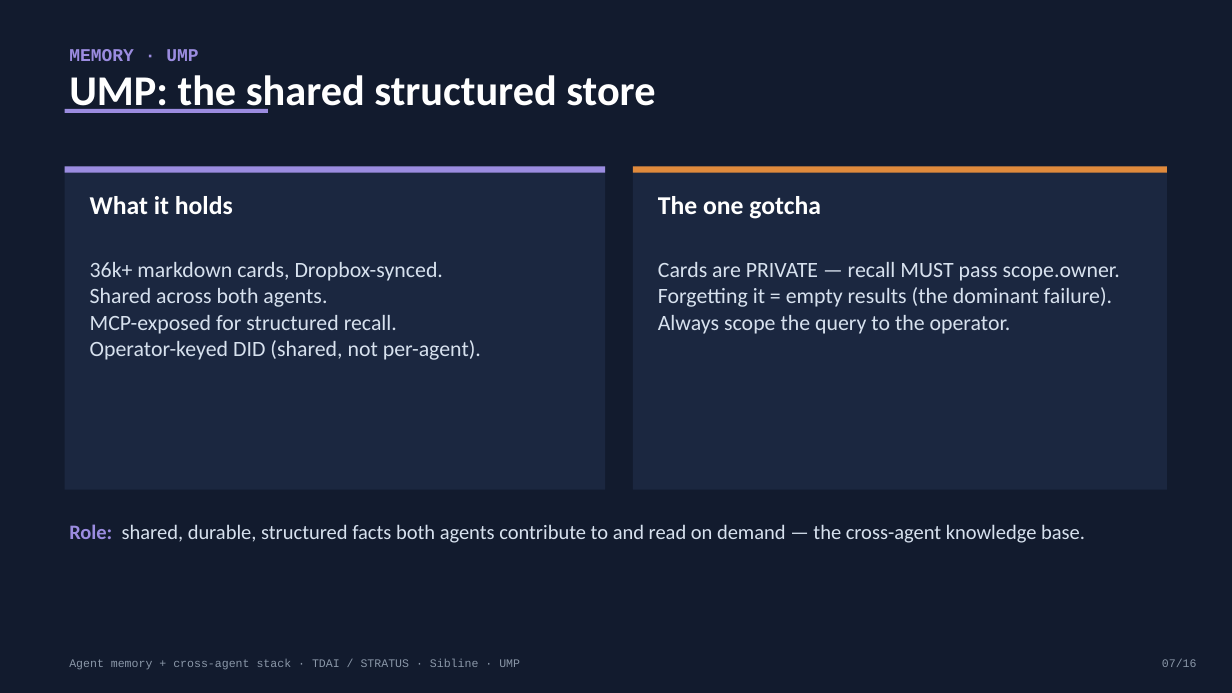
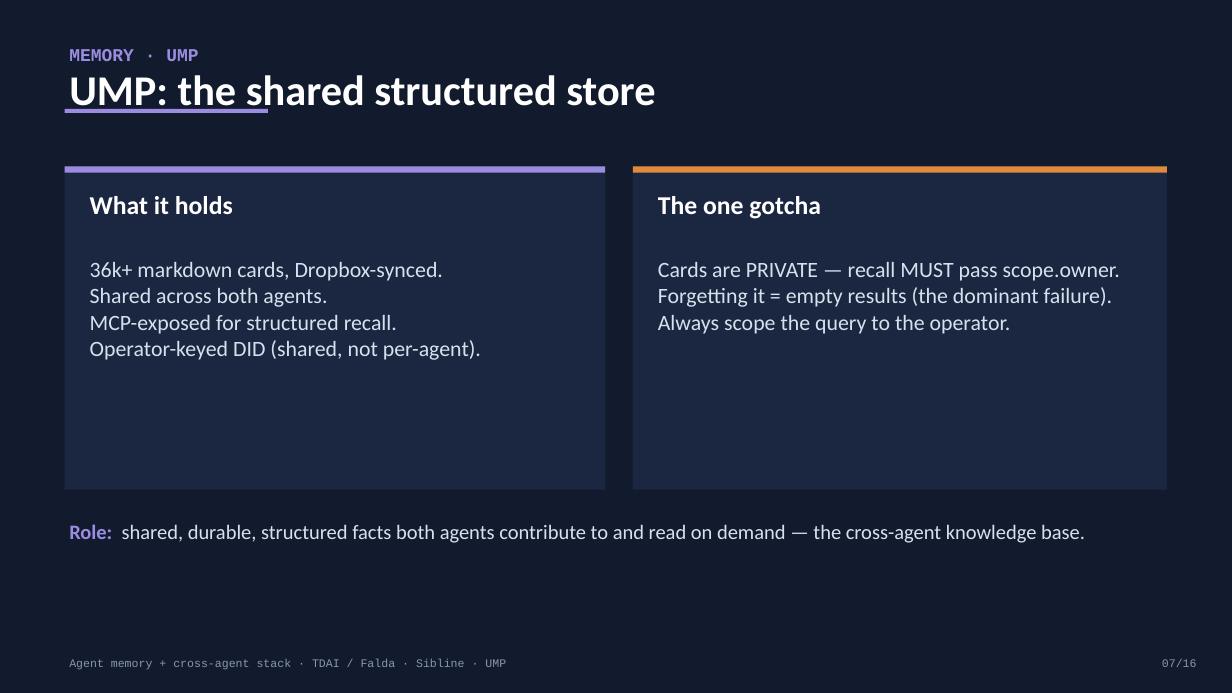
Before and after one commit to rick-stevens-ai/AGENT-MEMORY, a slide deck: slide 7 of decks/tdai-memory-system.pptx. Drawn at 1232x693 pixels with LibreOffice and Linux fonts; fonts in the diff are those of the drawing. Boxes give left, top, right and bottom in pixels: in the first picture for what was removed or moved away, otherwise in the second. Text is boxed around its words. In the diff, an @@ line names an element or a change of style, - is before the commit and + after.

Commit message:
Rename STRATUS -> Falda across whitepaper, READMEs, deck generator + deck
- Whitepaper 'TDAI, Falda, UMP'; repo URLs -> rick-stevens-ai/falda
- tdai/build_deck.py: Falda = go-forward primary, TDAI = predecessor
  being migrated from (drop 'shadow' framing); deck regenerated (16 slides)
- Old STRATUS decks archived under _archive/stratus-prerename-20260627/
- 0 stratus refs outside _archive

```diff
--- a/decks/tdai-memory-system.pptx
+++ b/decks/tdai-memory-system.pptx
@@ text at box(69, 659, 506, 670): text changed @@
-Agent memory + cross-agent stack · TDAI / STRATUS · Sibline · UMP
+Agent memory + cross-agent stack · TDAI / Falda · Sibline · UMP
```
Also in this commit, not shown: 15 other slides changed, 13 other files.
